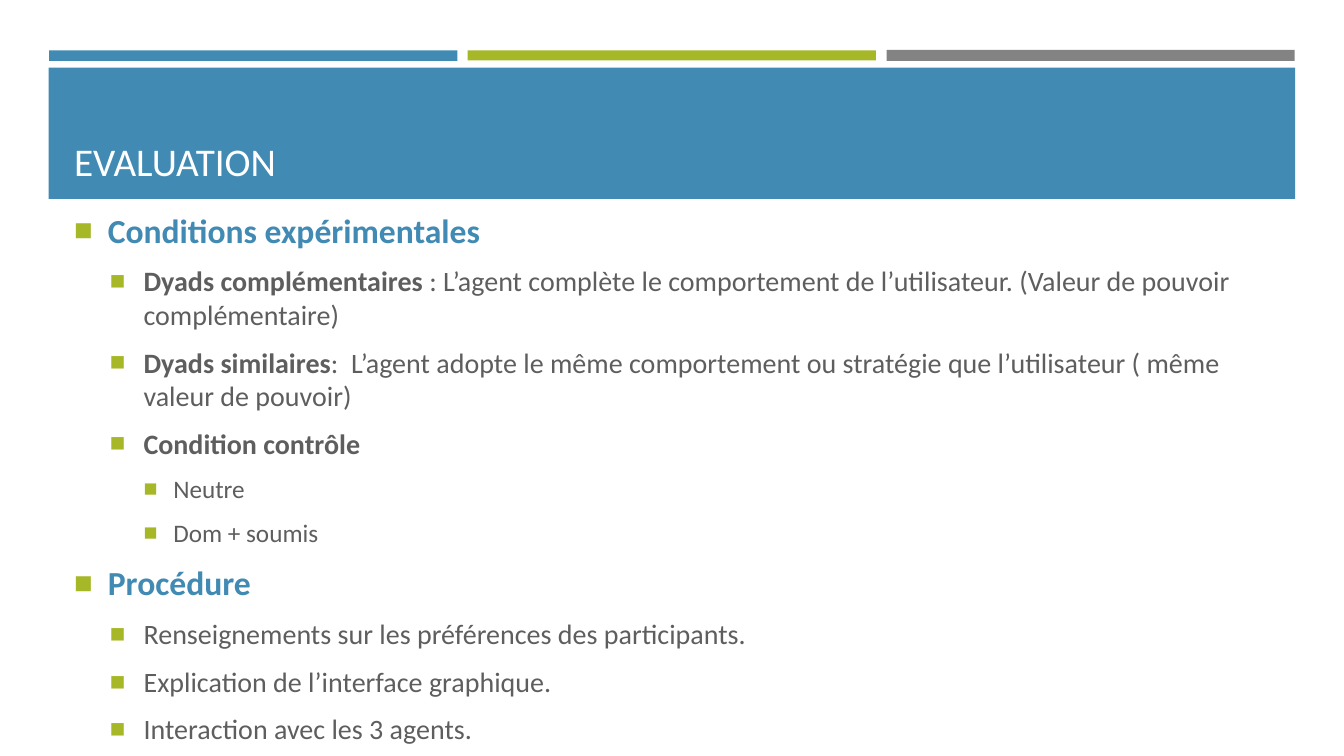
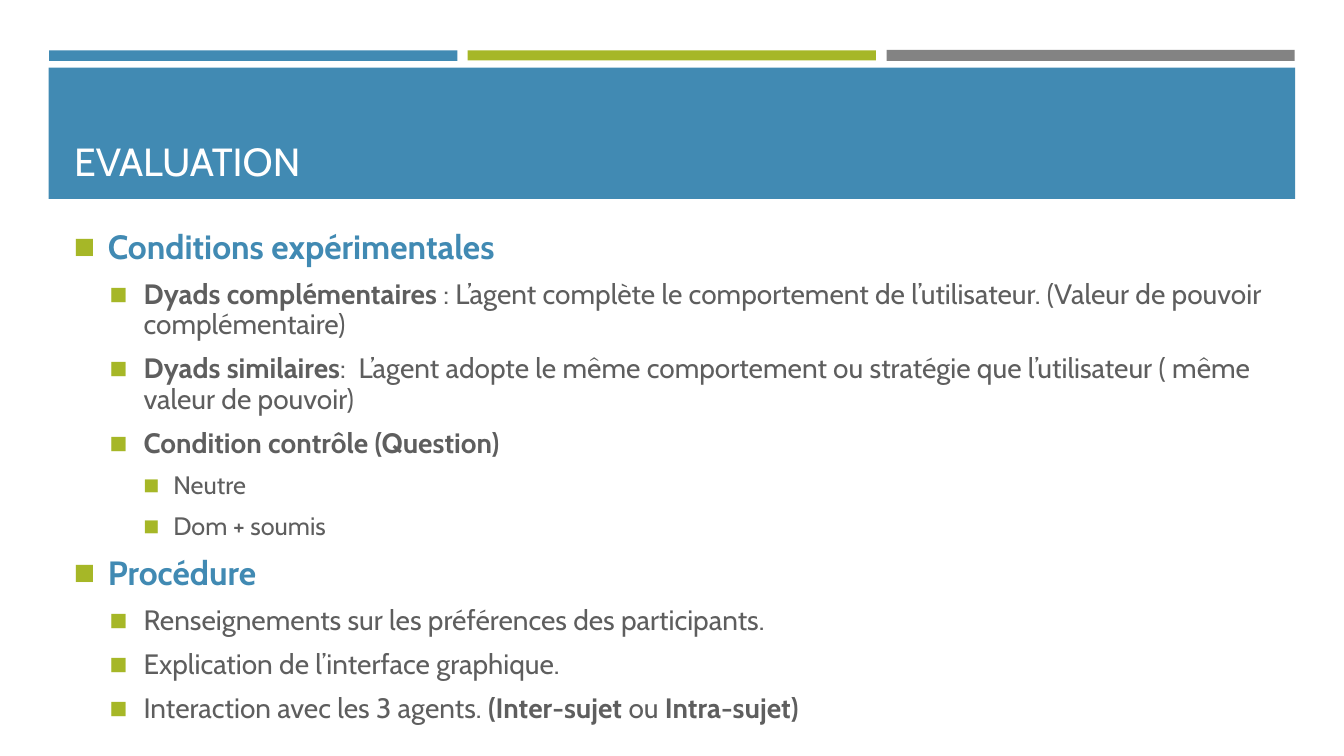
Before and after one commit to Olydia/Discolog, a slide deck: slide 16 of papers/Presentations/Seminaire_CPU/seminaire_13_12.pptx. Drawn at 1344x756 pixels with LibreOffice and Linux fonts; fonts in the diff are those of the drawing. Boxes give left, top, right and bottom in pixels: in the first picture for what was removed or moved away, otherwise in the second. Text is boxed around its words. In the diff, an @@ line names an element or a change of style, - is before the commit and + after.

```diff
--- a/papers/Presentations/Seminaire_CPU/seminaire_13_12.pptx
+++ b/papers/Presentations/Seminaire_CPU/seminaire_13_12.pptx
@@ title "EVALUATION" at <box>74,148,300,177</box>: font Calibri to Cabin; indent changed @@
@@ text at <box>108,234,1262,681</box>: font Calibri to Cabin in "Conditions expérimentales", "Dyads complémentaires : L’agent complète le comportement ...", "Dyads similaires: L’agent adopte le même comportement ...", "Neutre" and 4 more places; bullet ■ to ◼; line spacing 1 to 0.9; less space between paragraphs @@
@@ text at <box>144,432,500,457</box>: text changed; font Calibri to Cabin @@
-  ■ Condition contrôle
+  ◼ Condition contrôle (Question)
@@ text at <box>144,697,799,725</box>: text changed; font Calibri to Cabin @@
-  ■ Interaction avec les 3 agents.
+  ◼ Interaction avec les 3 agents. (Inter-sujet ou Intra-sujet)
```
Also in this commit, not shown: 16 other slides changed, 1 slide added, 1 slide removed, 4 other files.
